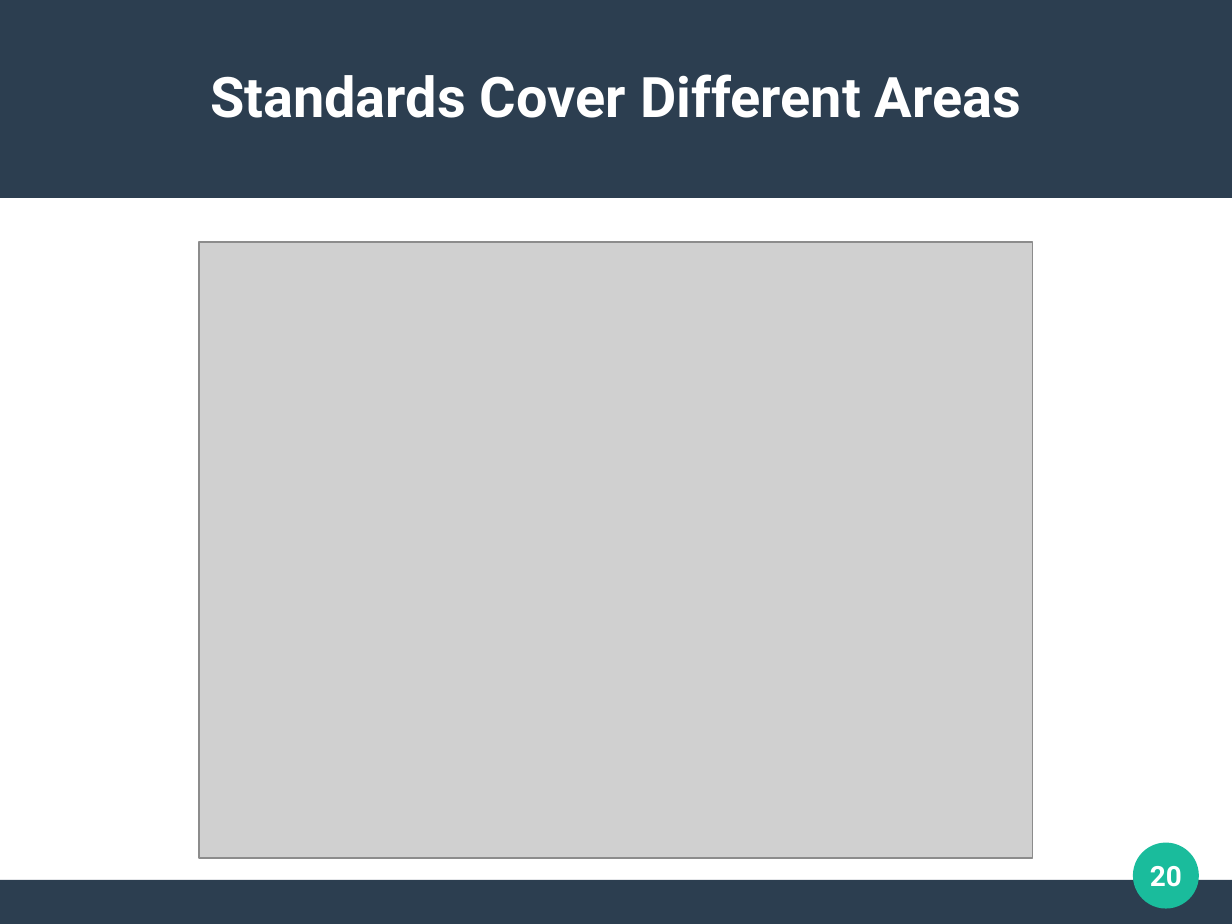
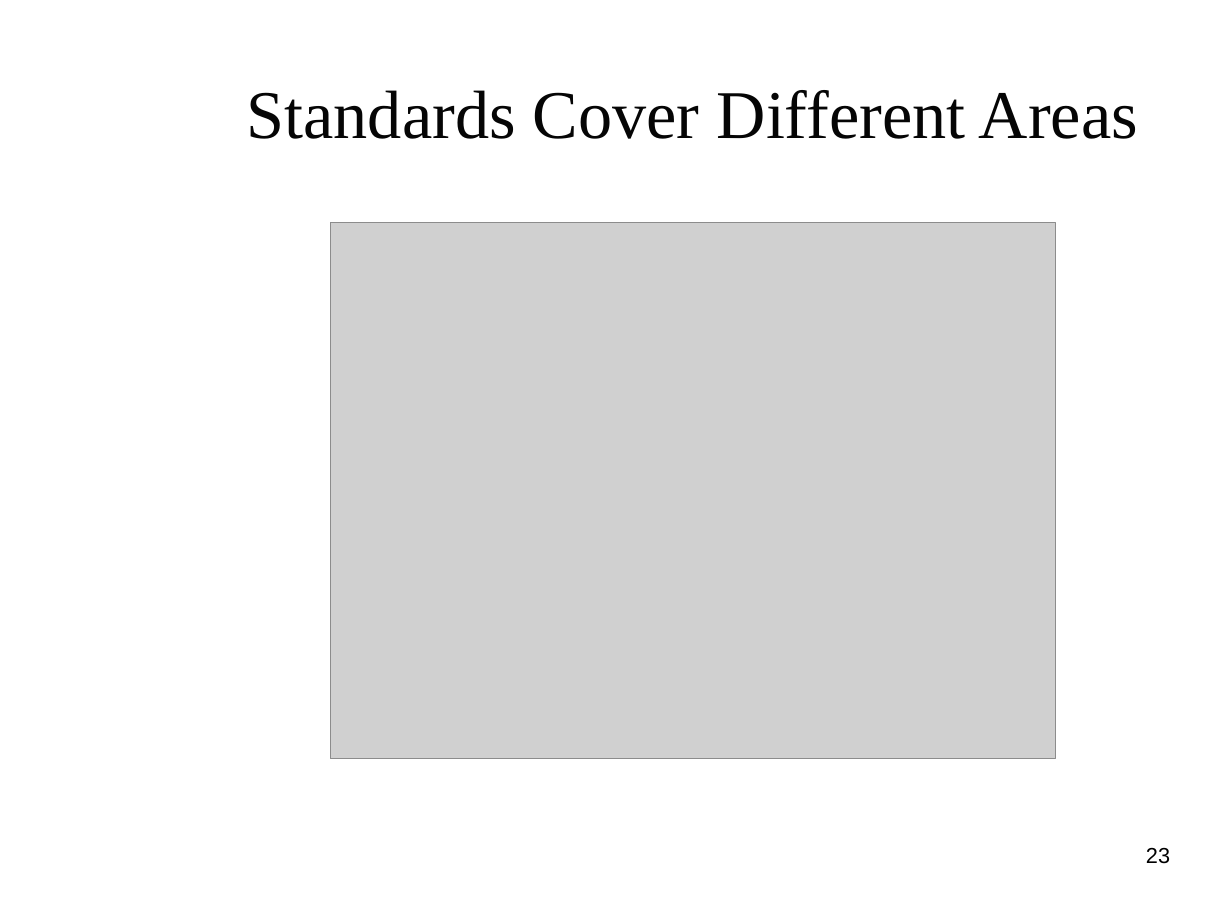
Before and after one commit to clemente-lab/mmeds-meta, a slide deck: slide 23 of sql/mmeds.odp (slide 20 before the commit). Drawn at 1232x924 pixels with LibreOffice and Linux fonts; fonts in the diff are those of the drawing; grey boxes stand for pictures; background and template pictures are left out. Boxes give left, top, right and bottom in pixels: in the first picture for what was removed or moved away, otherwise in the second. Text is boxed around its words. In the diff, an @@ line names an element or a change of style, - is before the commit and + after.

```diff
--- a/sql/mmeds.odp
+++ b/sql/mmeds.odp
@@ rectangle removed at box(0, 0, 1232, 198) @@
@@ title "Standards Cover Different Areas": place and size @@
-title "Standards Cover Different Areas" at box(210, 74, 1021, 118)
+title "Standards Cover Different Areas" at box(247, 90, 1138, 139)
@@ title "Standards Cover Different Areas" at box(247, 90, 1138, 139): size 36 to 44 pt, font Roboto to Times New Roman, text colour #FFFFFF to #050505, bold off @@
@@ picture: place and size @@
-picture at box(199, 243, 1033, 859)
+picture at box(331, 222, 1056, 758)
@@ ellipse removed at box(1134, 843, 1200, 909) @@
@@ page number added at box(1146, 848, 1170, 864), 14 pt, text #000000 @@
+23
@@ page number removed at box(1150, 866, 1182, 887) @@
-20
@@ rectangle removed at box(0, 880, 1232, 923) @@
```
Also in this commit, not shown: 24 other slides changed, 3 slides added, 4 other files.
